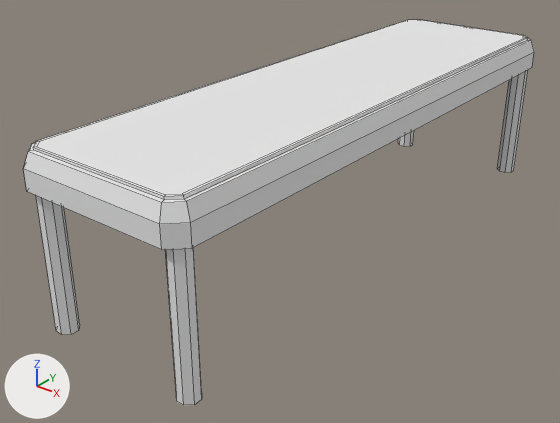
An edit to the OBJ model Assets/Models/Bench.obj, drawn before and after from the same camera.
Before and after are seen from a 50 mm camera at (-0.67, -7.84, 2.77) aimed at (-3.88, -3.83, 0.28). Arrows for +X, +Y and +Z are at lower left; the lights stay in place. Mesh edges are drawn as thin lines. Where no turn or scale is listed for an object, it has been applied to the vertices.

Names of what the first picture shows: 'Cube.003_Cube.005'.
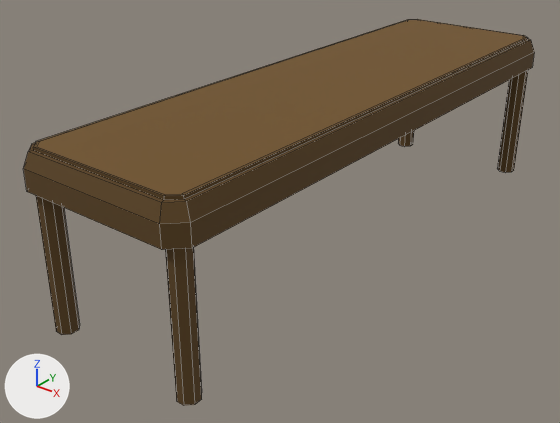
Patch to the scene script:
```diff
--- a/Assets/Models/Bench.obj.py
+++ b/Assets/Models/Bench.obj.py
@@ mat_wood @@
 mat_wood = principled_material('wood')
-mat_wood.base_color = (0.8, 0.8, 0.8)  # white #e7e7e7
+mat_wood.base_color = (0.102, 0.0526, 0.0103)  # brown #5a411a
 mat_wood.roughness = 1.0
@@ mat_wood_highlight @@
 mat_wood_highlight = principled_material('wood_highlight')
-mat_wood_highlight.base_color = (0.8, 0.8, 0.8)  # white #e7e7e7
+mat_wood_highlight.base_color = (0.161, 0.0832, 0.0173)  # brown #705124
 mat_wood_highlight.roughness = 1.0
```

What differs and where, as boxes [x1, y1, x2, y2] in the pictures (560 x 423 px):
'Cube.003_Cube.005', recoloured (white to brown)
    both: [24, 19, 534, 406]
